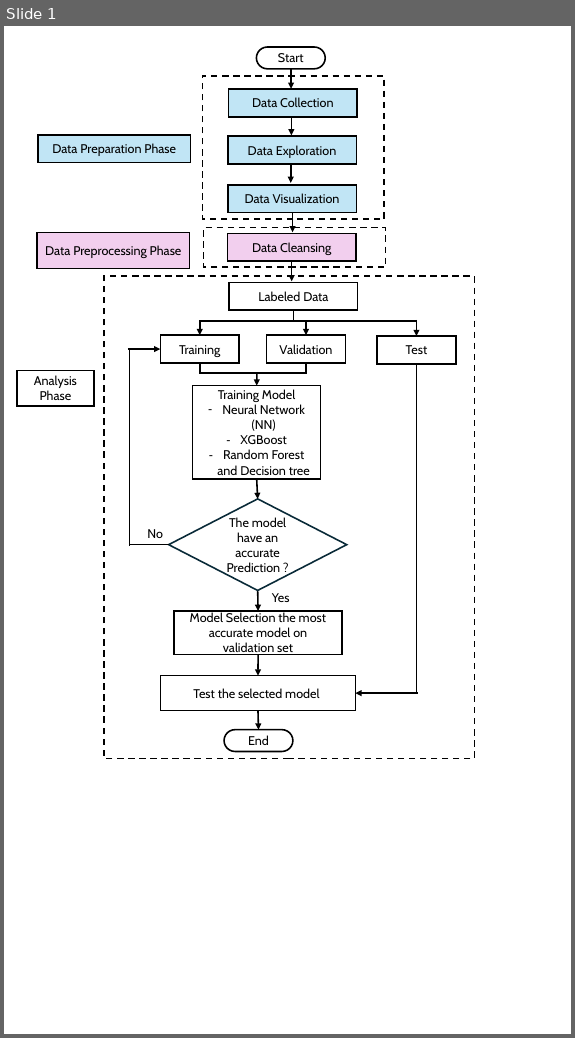
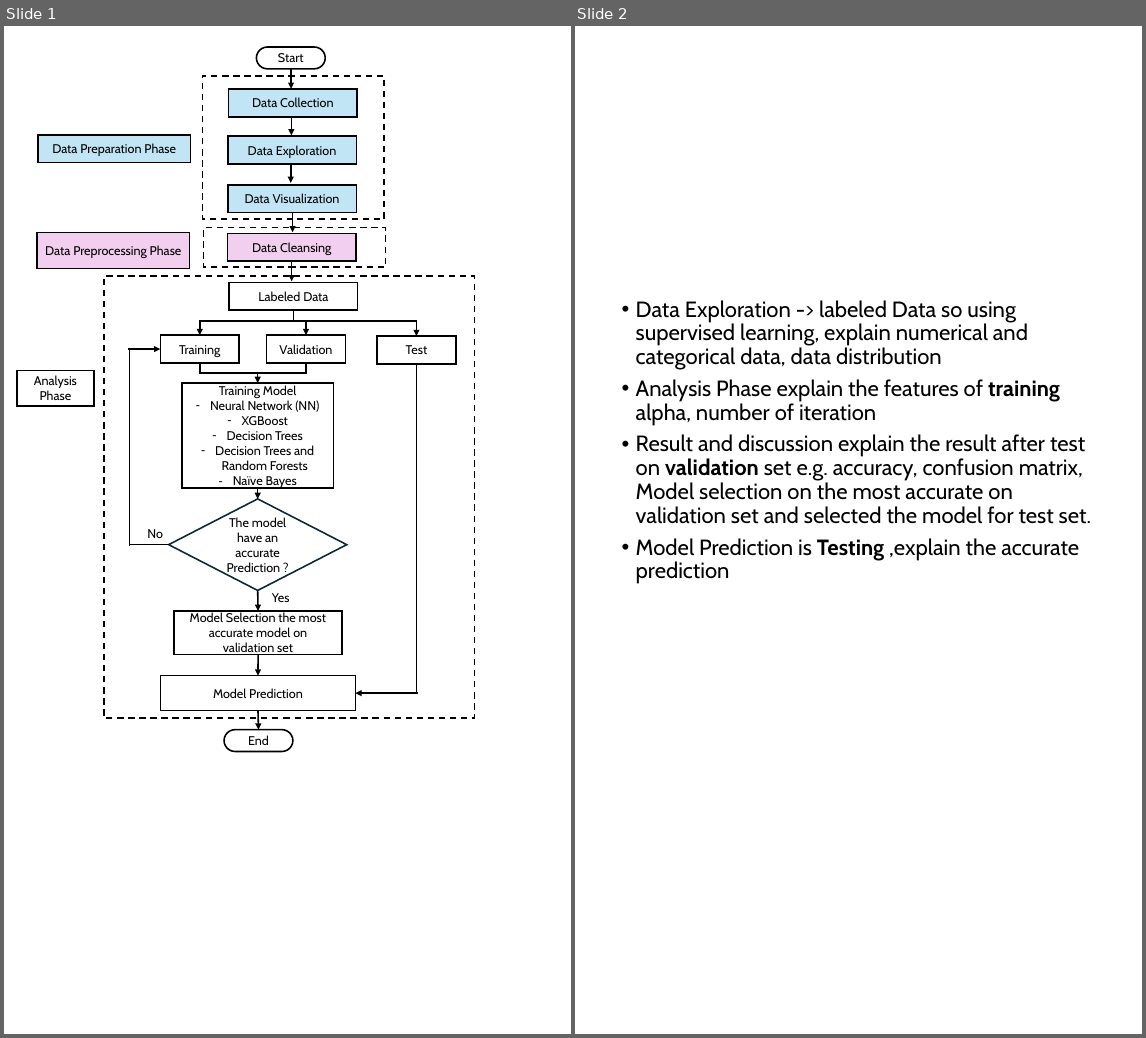
Before and after one commit to NutteeraTung/CU_machine-learning, a slide deck: ML_project/Flow chart.pptx. Shown side by side, each under a label of ours: slide 1 before the commit, slides 1 and 2 after it. The pictures are 575x1038 and 1146x1038 pixels, drawn with LibreOffice and Linux fonts; fonts in the diff are those of the drawing. Boxes give left, top, right and bottom in pixels: in the first picture for what was removed or moved away, otherwise in the second. Text is boxed around its words. In the diff, an @@ line names an element or a change of style, - is before the commit and + after.

```diff
--- a/ML_project/Flow chart.pptx
+++ b/ML_project/Flow chart.pptx
@@ slide 2 added at <box>575,26,1142,1034</box>, background #FFFFFF @@
@@ text added at <box>636,300,1091,584</box>, 21 pt, text #000000 @@
+• Data Exploration -> labeled Data so using supervised learning, explain numerical and categorical data, data distribution
+• Analysis Phase explain the features of training alpha, number of iteration
+• Result and discussion explain the result after test on validation set e.g. accuracy, confusion matrix, Model selection on the most accurate on validation set and selected the model for test set.
+• Model Prediction is Testing ,explain the accurate prediction
@@ slide 1 changed as well @@
@@ rectangle: place and size @@
-rectangle at <box>104,276,474,759</box>
+rectangle at <box>104,276,474,718</box>
@@ rectangle "Training Model": place and size @@
-rectangle "Training Model" at <box>193,386,321,479</box>
+rectangle "Training Model" at <box>182,383,333,488</box>
@@ arrow moved from (257, 373) - (257, 386) to (258, 374) - (258, 383) @@
@@ text in rectangle at <box>215,431,314,489</box>: text changed @@
-– Random Forest and Decision tree
+– Decision Trees
+– Decision Trees and Random Forests
+– Naïve Bayes
@@ arrow moved from (257, 479) - (258, 499) to (258, 488) - (258, 499) @@
@@ text in rectangle at <box>213,688,303,698</box>: text changed @@
-Test the selected model
+Model Prediction
```
Also in this commit, not shown: 12 other files.
